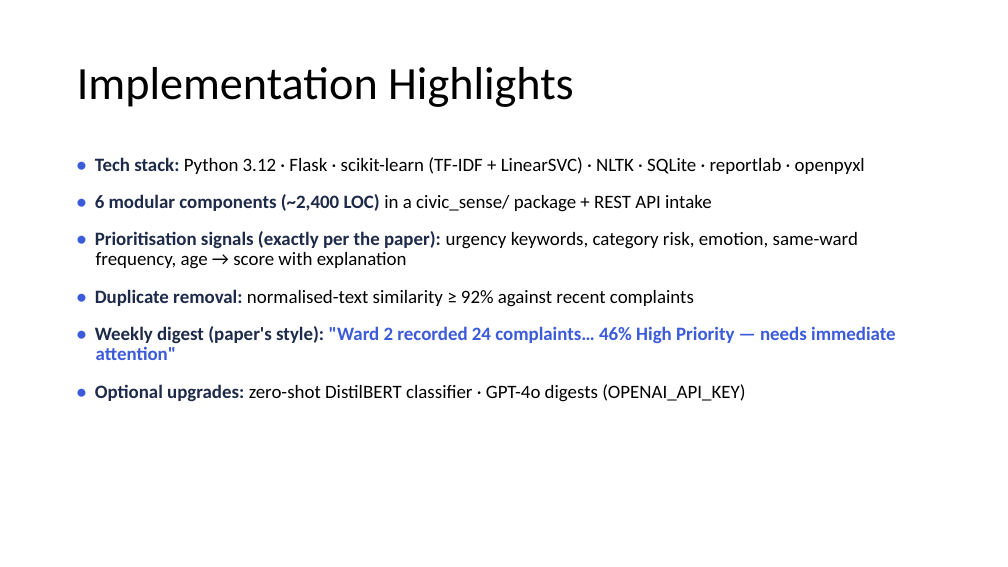
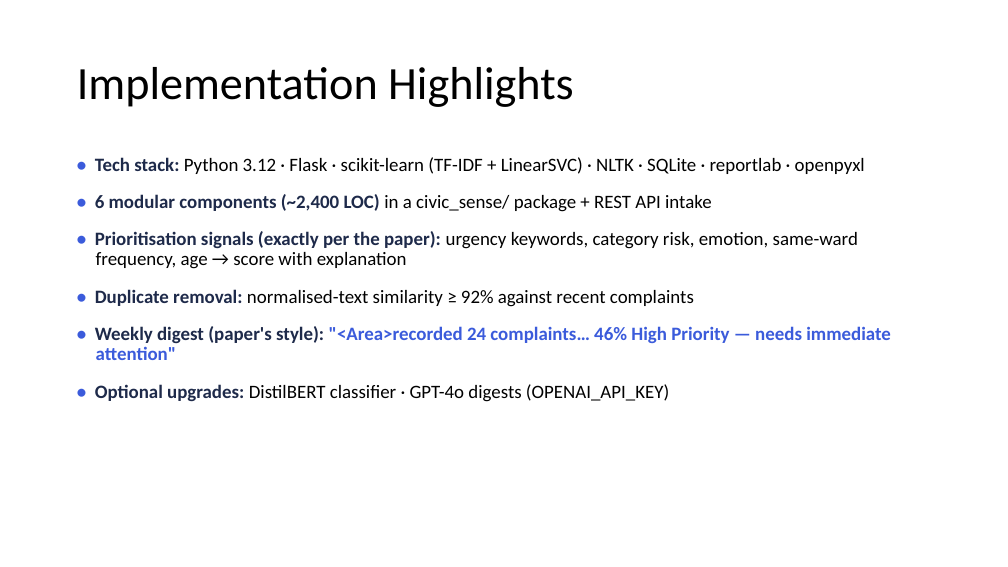
Before and after one commit to Mudit021/CivicSense-AI-Based-Citizen-Complaint-Analyzer, a slide deck: slide 11 of Project_Presentation.pptx (slide 10 before the commit). Drawn at 1008x567 pixels with LibreOffice and Linux fonts; fonts in the diff are those of the drawing. Boxes give left, top, right and bottom in pixels: in the first picture for what was removed or moved away, otherwise in the second. Text is boxed around its words. In the diff, an @@ line names an element or a change of style, - is before the commit and + after.

```diff
--- a/Project_Presentation.pptx
+++ b/Project_Presentation.pptx
@@ text at [95,326,891,402]: text changed @@
-• Weekly digest (paper's style): "Ward 2 recorded 24 complaints… 46% High Priority — needs immediate attention"
-• Optional upgrades: zero-shot DistilBERT classifier · GPT-4o digests (OPENAI_API_KEY)
+• Weekly digest (paper's style): "<Area>recorded 24 complaints… 46% High Priority — needs immediate attention"
+• Optional upgrades: DistilBERT classifier · GPT-4o digests (OPENAI_API_KEY)
```
Also in this commit, not shown: 6 other slides changed, 10 slides added, 1 slide removed, 51 other files.
